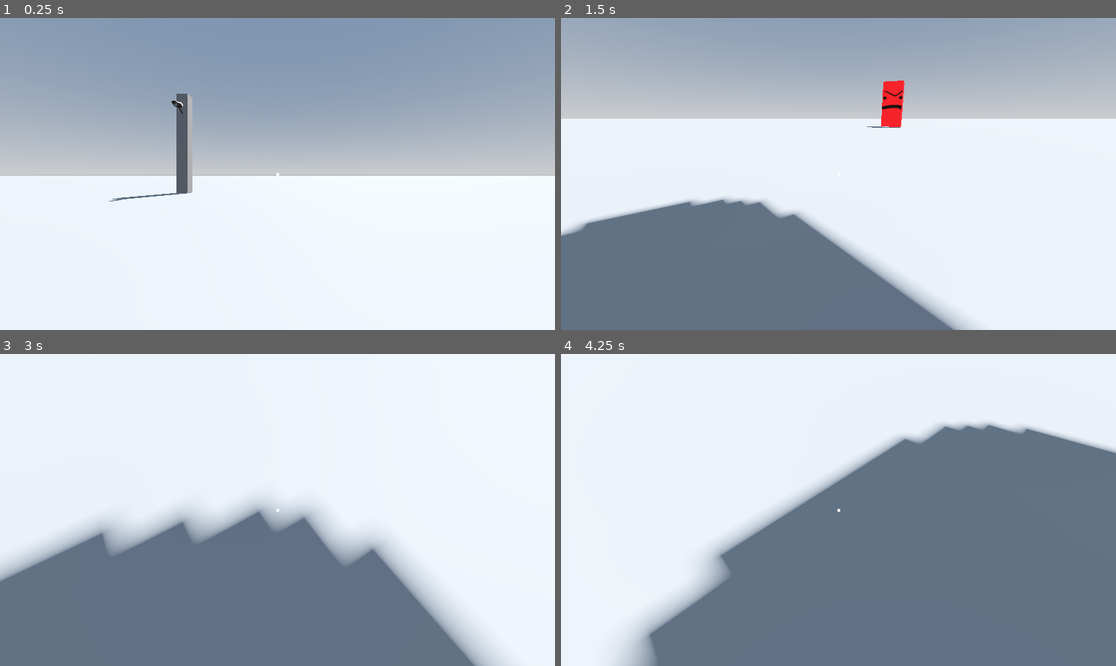
Above: before the commit, frames 1-4 (two rows, left to right).
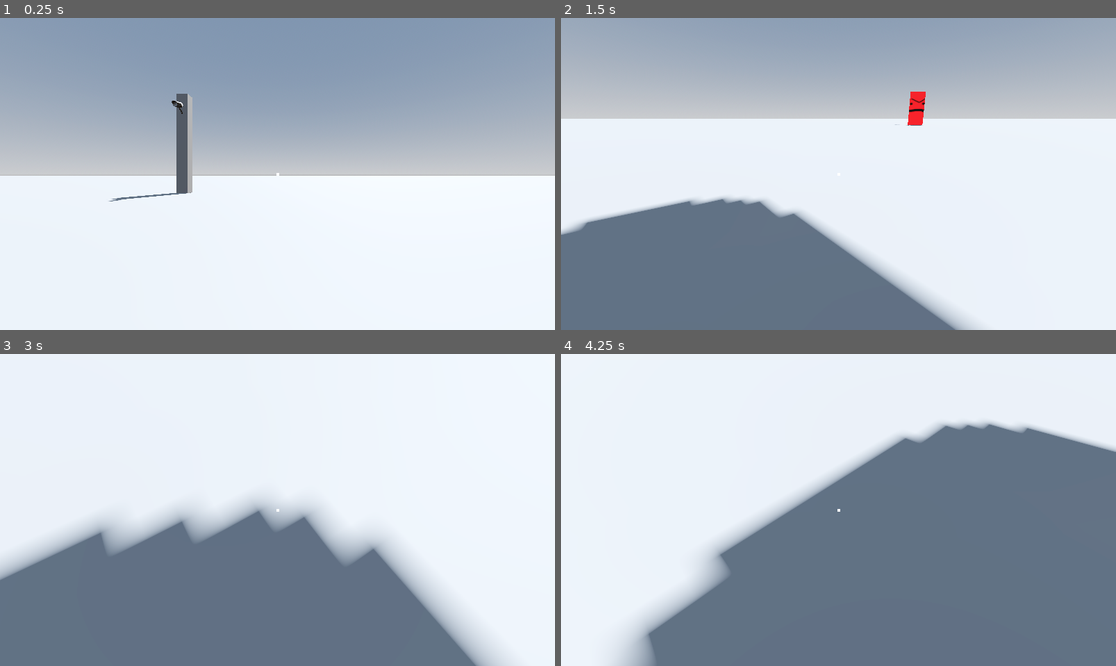
Above: after the commit, the same moments.

Repository: Rubix334/Extrica
Game: Godot game, scene res://level.tscn
The game is run twice, just before and just after one commit, with the same random seed, the same clock (stepped at 60 frames per second) and the same inputs.
Inputs (mouse positions are in pixels of both pictures, inside the frame that each line leads up to):
- Up to frame 1 (0.25 s): no input
- Up to frame 2 (1.5 s): tap Enter (ui_accept) at 0.5, 0.6, 0.77, 1.07, 1.25 s; move the mouse to (960, 158) at 0.52 s; hold Right (ui_right) 0.53-1.28 s; move the mouse to (727, 189) at 1.27 s; hold Down (ui_down) from 1.28 s (still down); tap Ctrl (crouch) at 1.35 s
- Up to frame 3 (3 s): tap Enter (ui_accept) at 1.52, 1.55, 1.82, 2.3, 2.75 s; move the mouse to (333, 441) at 2.02 s; release Down (ui_down) at 2.03 s; hold Right (ui_right) 2.03-2.78 s; tap Q (hack) at 2.1 s; move the mouse to (249, 572) at 2.77 s; hold Up (ui_up) from 2.78 s (still down); tap Shift (sprint) at 2.85 s
- Up to frame 4 (4.25 s): tap Enter (ui_accept) at 3.02, 3.05, 3.32, 3.5, 3.6, 3.77, 4.07 s; move the mouse to (1005, 556) at 3.52 s; release Up (ui_up) at 3.53 s; hold Left (ui_left) from 3.53 s (still down)

The runs differ from the first frame. In frame 1, less than 0.1% of the frame differs, in the area x 20-35%, y 25-59%; in frame 2, 1.1%, in the area x 0-72%, y 20-100%; in frame 3, 0.2%; in frame 4, 0.3%.

Commit message:
enemy navigation started (WIP)

Diff:
--- a/Extrica/enemy.gd
+++ b/Extrica/enemy.gd
@@ -1,28 +1,22 @@
 extends CharacterBody3D
 
+@onready var navi_agent: NavigationAgent3D = $NavigationAgent3D
 
-const SPEED = 5.0
-const JUMP_VELOCITY = 4.5
+@export var navigationMap:NavigationRegion3D
+
+func _physics_process(delta: float) -> void:
+	pass
 
 
-func _physics_process(delta: float) -> void:
-	# Add the gravity.
-	if not is_on_floor():
-		velocity += get_gravity() * delta
-
-	# Handle jump.
-	if Input.is_action_just_pressed("ui_accept") and is_on_floor():
-		velocity.y = JUMP_VELOCITY
-
-	# Get the input direction and handle the movement/deceleration.
-	# As good practice, you should replace UI actions with custom gameplay actions.
-	var input_dir := Input.get_vector("ui_left", "ui_right", "ui_up", "ui_down")
-	var direction := (transform.basis * Vector3(input_dir.x, 0, input_dir.y)).normalized()
-	if direction:
-		velocity.x = direction.x * SPEED
-		velocity.z = direction.z * SPEED
-	else:
-		velocity.x = move_toward(velocity.x, 0, SPEED)
-		velocity.z = move_toward(velocity.z, 0, SPEED)
-
-	move_and_slide()
+func patrol():
+	##follow path; check if player is detected
+	##save current position to return to when changing states
+	pass
+func hunt_player():
+	##follow player;if player is out of view
+	##start a timer on which timeout will call return_to_patrol()
+	pass
+func return_to_patrol():
+	##player is not detected; return to last position of patrolling
+	##change state to patrol
+	pass
--- a/Extrica/enemy.tscn
+++ b/Extrica/enemy.tscn
@@ -14,7 +14,13 @@
 radius = 0.63378906
 height = 1.9101563
 
-[node name="Node3D" type="CharacterBody3D" unique_id=2036158031]
+[sub_resource type="ConvexPolygonShape3D" id="ConvexPolygonShape3D_4gyqm"]
+margin = 0.0
+points = PackedVector3Array(0, 1, 0, 10, 3, 3, 10, 0, 3, 10, 0, -3, 10, 3, -3)
+
+[node name="EnemyNPC" type="CharacterBody3D" unique_id=2036158031]
+transform = Transform3D(-4.371139e-08, 0, 1, 0, 1, 0, -1, 0, -4.371139e-08, 0, 0, 0)
+collision_layer = 2
 script = ExtResource("1_4gyqm")
 
 [node name="MeshInstance3D" type="MeshInstance3D" parent="." unique_id=2019432292]
@@ -23,3 +29,9 @@
 [node name="CollisionShape3D" type="CollisionShape3D" parent="." unique_id=1790778452]
 transform = Transform3D(1, 0, 0, 0, 1, 0, 0, 0, 1, 0, 0.0048828125, 0)
 shape = SubResource("CapsuleShape3D_7k104")
+
+[node name="ShapeCast3D" type="ShapeCast3D" parent="." unique_id=832934447]
+shape = SubResource("ConvexPolygonShape3D_4gyqm")
+
+[node name="NavigationAgent3D" type="NavigationAgent3D" parent="." unique_id=885817445]
+debug_enabled = true
--- a/Extrica/level.tscn
+++ b/Extrica/level.tscn
@@ -18,6 +18,11 @@
 tonemap_mode = 2
 glow_enabled = true
 
+[sub_resource type="NavigationMesh" id="NavigationMesh_0b4ue"]
+vertices = PackedVector3Array(-9.5, 1, -20, -8.5, 1, -20, -8.5, 1, -249.5, -9.75, 1, -19, -249.5, 1, -249.5, -249.5, 1, -19, -7.75, 1, -20, -7.5, 1, -19, 249.5, 1, -19, 249.5, 1, -249.5, -1, 1, 16, -8, 1, -17.75, -9.5, 1, -17.75, -1, 1, 16.75, -249.5, 1, 16.75, -7.5, 1, -18.25, -0.5, 1, 15.5, 1, 1, 15.5, 249.5, 1, 16.75, 1.25, 1, 16.75, 0, 1, 249.5, 0, 1, 17.75, -1, 1, 17.5, -249.5, 1, 249.5, 1, 1, 17.75, 249.5, 1, 249.5)
+polygons = [PackedInt32Array(2, 1, 0), PackedInt32Array(0, 3, 2), PackedInt32Array(2, 3, 5), PackedInt32Array(2, 5, 4), PackedInt32Array(6, 1, 2), PackedInt32Array(6, 2, 7), PackedInt32Array(7, 2, 8), PackedInt32Array(8, 2, 9), PackedInt32Array(12, 11, 10), PackedInt32Array(10, 13, 12), PackedInt32Array(12, 13, 14), PackedInt32Array(12, 14, 5), PackedInt32Array(5, 3, 12), PackedInt32Array(17, 16, 15), PackedInt32Array(15, 7, 17), PackedInt32Array(17, 7, 8), PackedInt32Array(17, 8, 18), PackedInt32Array(18, 19, 17), PackedInt32Array(15, 16, 11), PackedInt32Array(11, 16, 10), PackedInt32Array(21, 20, 22), PackedInt32Array(22, 20, 23), PackedInt32Array(22, 23, 14), PackedInt32Array(14, 13, 22), PackedInt32Array(20, 21, 24), PackedInt32Array(24, 19, 20), PackedInt32Array(20, 19, 18), PackedInt32Array(20, 18, 25)]
+geometry_parsed_geometry_type = 0
+
 [node name="Node3D" type="Node3D" unique_id=828185774]
 script = ExtResource("1_vonw3")
 
@@ -28,20 +33,23 @@
 transform = Transform3D(-0.8660254, -0.43301278, 0.25, 0, 0.49999997, 0.86602545, -0.50000006, 0.75, -0.43301266, 0, 0, 0)
 shadow_enabled = true
 
-[node name="CSGBox3D" type="CSGBox3D" parent="." unique_id=1049071678]
+[node name="NavigationRegion3D" type="NavigationRegion3D" parent="." unique_id=979623761]
+navigation_mesh = SubResource("NavigationMesh_0b4ue")
+
+[node name="CSGBox3D" type="CSGBox3D" parent="NavigationRegion3D" unique_id=1049071678]
 use_collision = true
 size = Vector3(500, 1, 500)
 
-[node name="Player" parent="." unique_id=277564241 instance=ExtResource("1_u52ul")]
-transform = Transform3D(1, 0, 0, 0, 1, 0, 0, 0, 1, 0, 2.1329927, 0)
-
-[node name="CSGBox3D3" type="CSGBox3D" parent="." unique_id=1299295948]
+[node name="pillar" type="CSGBox3D" parent="NavigationRegion3D" unique_id=1299295948]
 transform = Transform3D(1, 0, 0, 0, 1, 0, 0, 0, 1, -8.541185, 4.7992086, -18.89188)
 size = Vector3(1, 9.261658, 1)
 
-[node name="CSGBox3D2" type="CSGBox3D" parent="." unique_id=1350853865]
+[node name="pillar2" type="CSGBox3D" parent="NavigationRegion3D" unique_id=1350853865]
 transform = Transform3D(1, 0, 0, 0, 1, 0, 0, 0, 1, 0, 4.547564, 16.53938)
 size = Vector3(1, 9.261658, 1)
+
+[node name="Player" parent="." unique_id=277564241 instance=ExtResource("1_u52ul")]
+transform = Transform3D(1, 0, 0, 0, 1, 0, 0, 0, 1, 0, 2.1329927, 0)
 
 [node name="Camera3D" type="Camera3D" parent="." unique_id=565244860]
 transform = Transform3D(0.1716014, 0.30142975, -0.9379195, 0.0028882562, 0.95188355, 0.306446, 0.9851621, -0.05529552, 0.16247396, -19.38591, 11.244355, 0)
@@ -50,5 +58,6 @@
 transform = Transform3D(1, 0, 0, 0, 0.9772718, -0.21199004, 0, 0.21199004, 0.9772718, -8.540968, 8.12883, -17.526684)
 player = NodePath("../Player")
 
-[node name="Node3D" parent="." unique_id=2036158031 instance=ExtResource("4_0b4ue")]
+[node name="Enemy" parent="." unique_id=2036158031 node_paths=PackedStringArray("navigationMap") instance=ExtResource("4_0b4ue")]
 transform = Transform3D(1, 0, 0, 0, 1, 0, 0, 0, 1, -13.478322, 1.4261882, 0)
+navigationMap = NodePath("../NavigationRegion3D")
--- a/Extrica/player.gd
+++ b/Extrica/player.gd
@@ -44,7 +44,8 @@
 	if direction:
 		velocity.x = direction.x * SPEED
 		velocity.z = direction.z * SPEED
-		head_bob()
+		if camera.current:
+			head_bob()
 	else:
 		velocity.x = move_toward(velocity.x, 0, SPEED)
 		velocity.z = move_toward(velocity.z, 0, SPEED)
@@ -63,6 +64,9 @@
 		crouch()
 		_rotate_camera(delta)
 		move_and_slide()
+		$Crosshair.visible = true
+	else:
+		$Crosshair.visible = false
 
 func _input(event: InputEvent) -> void:
 	if event is InputEventMouseMotion:
--- a/Extrica/player.tscn
+++ b/Extrica/player.tscn
@@ -7,7 +7,7 @@
 [sub_resource type="CapsuleShape3D" id="CapsuleShape3D_i3pqv"]
 
 [sub_resource type="Animation" id="Animation_4flbx"]
-length = 0.001
+length = 0.6
 tracks/0/type = "value"
 tracks/0/imported = false
 tracks/0/enabled = true
@@ -15,15 +15,15 @@
 tracks/0/interp = 1
 tracks/0/loop_wrap = true
 tracks/0/keys = {
-"times": PackedFloat32Array(0),
-"transitions": PackedFloat32Array(1),
+"times": PackedFloat32Array(),
+"transitions": PackedFloat32Array(),
 "update": 0,
-"values": [Vector3(0, 0.39342272, -0.19228959)]
+"values": []
 }
 
 [sub_resource type="Animation" id="Animation_onrkg"]
 resource_name = "bob"
-length = 0.7
+length = 0.6
 tracks/0/type = "value"
 tracks/0/imported = false
 tracks/0/enabled = true
@@ -31,10 +31,10 @@
 tracks/0/interp = 1
 tracks/0/loop_wrap = true
 tracks/0/keys = {
-"times": PackedFloat32Array(0, 0.33333334, 0.6666667),
-"transitions": PackedFloat32Array(1.8025011, 1.866066, 2.0705302),
+"times": PackedFloat32Array(0, 0.25, 0.5, 0.6),
+"transitions": PackedFloat32Array(0.50000006, 2.0705318, 0.39229214, 1.7411013),
 "update": 0,
-"values": [Vector3(0, 0.39342272, -0.19228959), Vector3(0, 0.48259485, -0.19228959), Vector3(0, 0.39, -0.192)]
+"values": [Vector3(0, 0.39342272, -0.19228959), Vector3(0, 0.51951396, -0.19228959), Vector3(0, 0.39, -0.192), Vector3(0, 0.39, -0.192)]
 }
 
 [sub_resource type="AnimationLibrary" id="AnimationLibrary_i3pqv"]
@@ -57,7 +57,7 @@
 libraries/ = SubResource("AnimationLibrary_i3pqv")
 
 [node name="Camera3D" type="Camera3D" parent="." unique_id=2043607812]
-transform = Transform3D(1, 0, 0, 0, 1, 0, 0, 0, 1, 0, 0.39342272, -0.19228959)
+transform = Transform3D(1, 0, 0, 0, 1, 0, 0, 0, 1, 0, 0.39, -0.192)
 
 [node name="RayCast3D" type="RayCast3D" parent="Camera3D" unique_id=759197667]
 transform = Transform3D(3.2485108, 0, 0, 0, -7.060304e-07, -2.9446044, 0, 16.15209, -1.2871274e-07, 0, 0.0019801855, -0.18578112)
--- a/Extrica/project.godot
+++ b/Extrica/project.godot
@@ -80,6 +80,7 @@
 
 [layer_names]
 
+3d_physics/layer_1="player"
 3d_physics/layer_3="cams"
 
 [physics]
